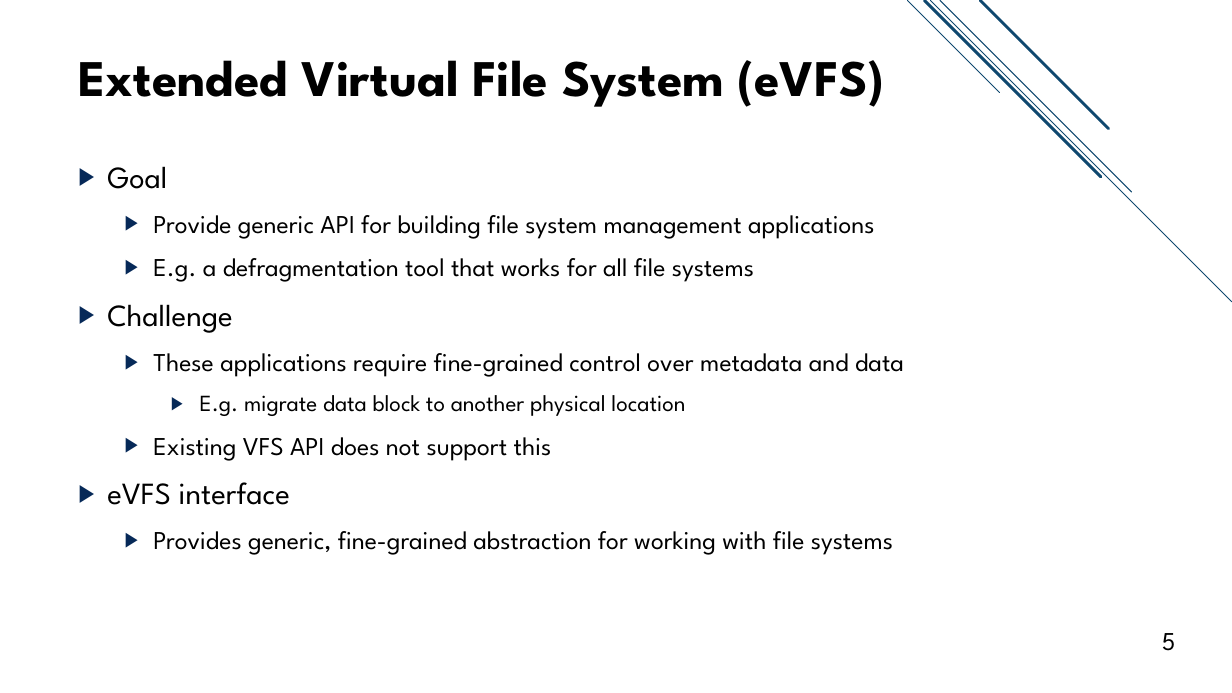
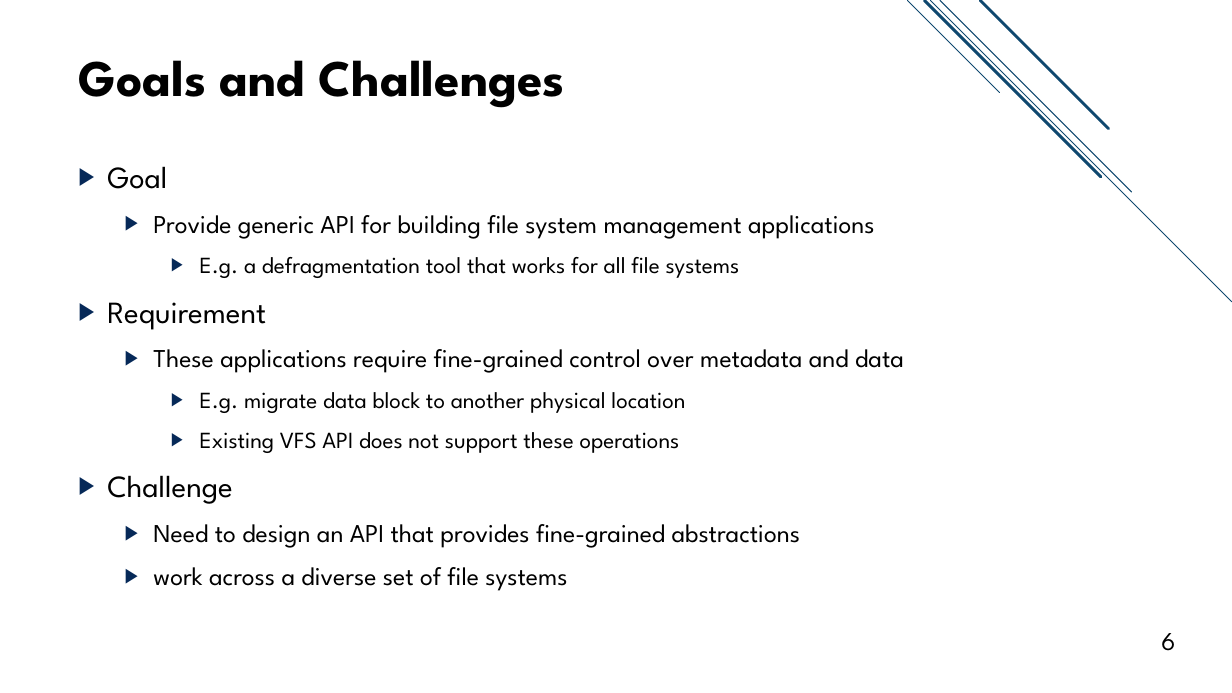
Before and after one commit to jacksun007/evfs-paper, a slide deck: slide 6 of slide/evfs_talk.pptx (slide 5 before the commit). Drawn at 1232x693 pixels with LibreOffice and Linux fonts; fonts in the diff are those of the drawing. Boxes give left, top, right and bottom in pixels: in the first picture for what was removed or moved away, otherwise in the second. Text is boxed around its words. In the diff, an @@ line names an element or a change of style, - is before the commit and + after.

```diff
--- a/slide/evfs_talk.pptx
+++ b/slide/evfs_talk.pptx
@@ title at (78,60,565,108): text changed @@
-Extended Virtual File System (eVFS)
+Goals and Challenges
@@ text at (200,257,740,278): size 20 to 18 pt in "E.g. a defragmentation tool that works for ..."; list level 2 to 3 in "E.g. a defragmentation tool that ..." @@
@@ text at (107,302,266,330): text changed @@
-▶ Challenge
+▶ Requirement
@@ text at (107,432,800,591): text changed @@
-  ▶ Existing VFS API does not support this
-▶ eVFS interface
-  ▶ Provides generic, fine-grained abstraction for working with file systems
+    ▶ Existing VFS API does not support these operations
+▶ Challenge
+  ▶ Need to design an API that provides fine-grained abstractions
+  ▶ work across a diverse set of file systems
@@ page number at (1161,633,1175,651): text changed @@
-5
+6
```
Also in this commit, not shown: 10 other slides changed, 16 slides added, 2 slides removed.
